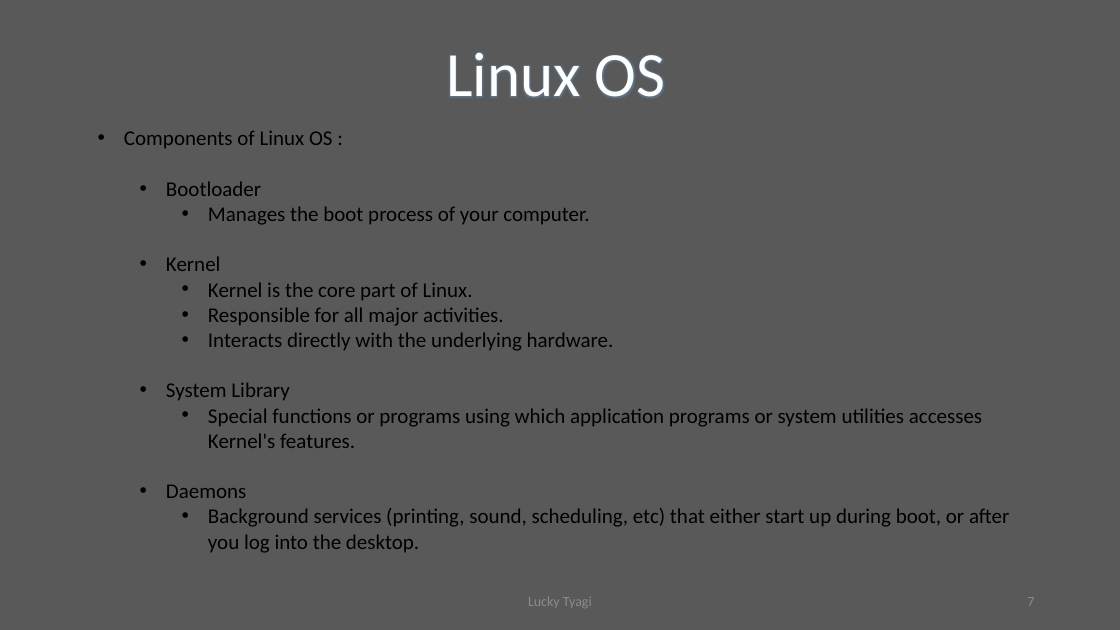
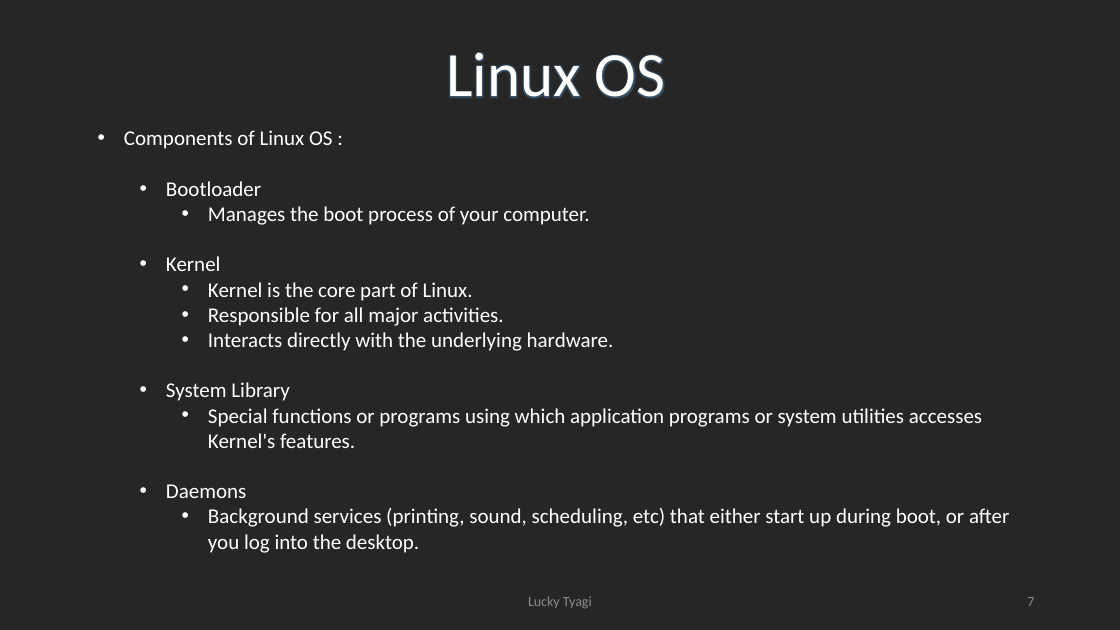
Before and after one commit to LuckyTyagi279/Misc, a slide deck: slide 7 of FRESHERS TRAINING.pptx. Drawn at 1120x630 pixels with LibreOffice and Linux fonts; fonts in the diff are those of the drawing. Boxes give left, top, right and bottom in pixels: in the first picture for what was removed or moved away, otherwise in the second. Text is boxed around its words. In the diff, an @@ line names an element or a change of style, - is before the commit and + after.

```diff
--- a/FRESHERS TRAINING.pptx
+++ b/FRESHERS TRAINING.pptx
@@ background #595959 to #262626 @@
@@ text "Components of Linux OS :" at <box>124,130,1009,553</box>: text colour #000000 to #FFFFFF @@
```
Also in this commit, not shown: 9 other slides changed, 18 slides added.
